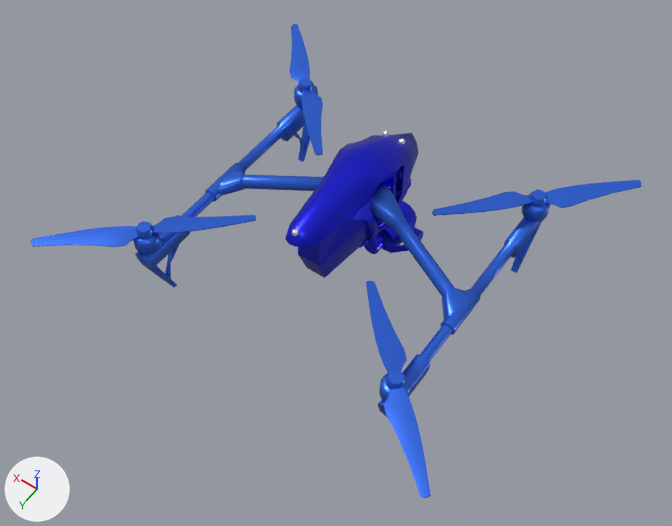
What one commit did to the Blender file drone.blend.
The view is the same before and after, from a camera (50 mm lens) standing at (-0.654, 1.006, 1.612) and looking at (-0.004, 0.096, 0.182). Every picture has the same lights, and +X, +Y and +Z are marked at lower left.

Names of what the first picture shows: 'hull-nose', 'hull-rear', 'propeller.front.l', 'propeller.front.r', 'propeller.rear.l', 'propeller.rear.r', 'strut-anchor.r', 'strut-main.l', 'strut-main.r', 'strut-sub.l', 'strut-sub.r'.
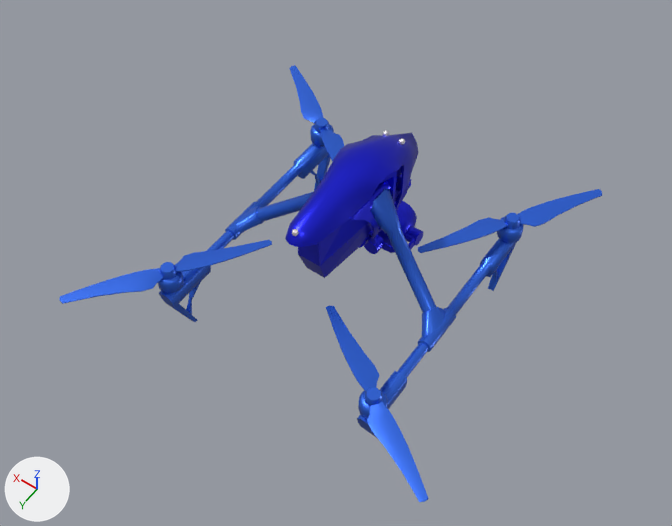
Pixel boxes [x1, y1, x2, y2] of what changed, in the pictures (672 x 526 px):
'propeller.rear.r', turned
    before: [366, 281, 431, 498]
    after: [326, 306, 428, 502]
'strut-sub.l', turned
    before: [135, 105, 310, 287]
    after: [159, 143, 331, 322]
'propeller.rear.l', turned
    before: [31, 215, 256, 247]
    after: [59, 240, 272, 304]
'strut-sub.r', turned
    before: [378, 217, 543, 417]
    after: [357, 238, 517, 438]
'propeller.front.r', turned
    before: [432, 180, 641, 216]
    after: [418, 189, 602, 253]
'strut-main.r', turned
    before: [370, 186, 467, 319]
    after: [371, 189, 446, 336]
'strut-main.l', turned
    before: [219, 169, 324, 196]
    after: [237, 192, 313, 233]
'propeller.front.l', turned
    before: [289, 24, 323, 155]
    after: [289, 65, 344, 162]
'propeller-mnt.rear.l', turned
    before: [133, 225, 162, 254]
    after: [158, 271, 184, 293]
'propeller-mnt.front.r', turned
    before: [522, 194, 550, 222]
    after: [497, 217, 524, 243]
'propeller-mnt.rear.r', turned
    before: [379, 373, 411, 402]
    after: [358, 390, 388, 419]
'propeller-mnt.front.l', turned
    before: [294, 84, 318, 107]
    after: [310, 124, 334, 147]
'strut-anchor.r', turned
    before: [370, 181, 391, 208]
    after: [370, 181, 391, 211]

The change in detail:
Object 'strut-anchor.r' (ob_strut_anchor_r) turns from (0, -14, 0) to (0, -36, 0) degrees about x, y and z.
Object 'strut-anchor.l' (ob_strut_anchor_l) turns from (0, 14, 0) to (0, 36, 0) degrees about x, y and z.
Object 'propeller.front.r' (ob_propeller_front_r) turns from (90, 0, 0) to (90, 0, 11) degrees about x, y and z.
Object 'propeller.rear.r' (ob_propeller_rear_r) turns from (90, 0, 0) to (90, 0, 11) degrees about x, y and z.
Object 'strut-sub.r' (ob_strut_sub_r) turns from (0, 14, 0) to (0, 36, 0) degrees about x, y and z.
Object 'propeller.rear.l' (ob_propeller_rear_l) turns from (90, 0, 0) to (90, 0, 11) degrees about x, y and z.
Object 'propeller.front.l' (ob_propeller_front_l) turns from (90, 0, 0) to (90, 0, 11) degrees about x, y and z.
Object 'strut-sub.l' (ob_strut_sub_l) turns from (0, -14, 0) to (0, -36, 0) degrees about x, y and z.
